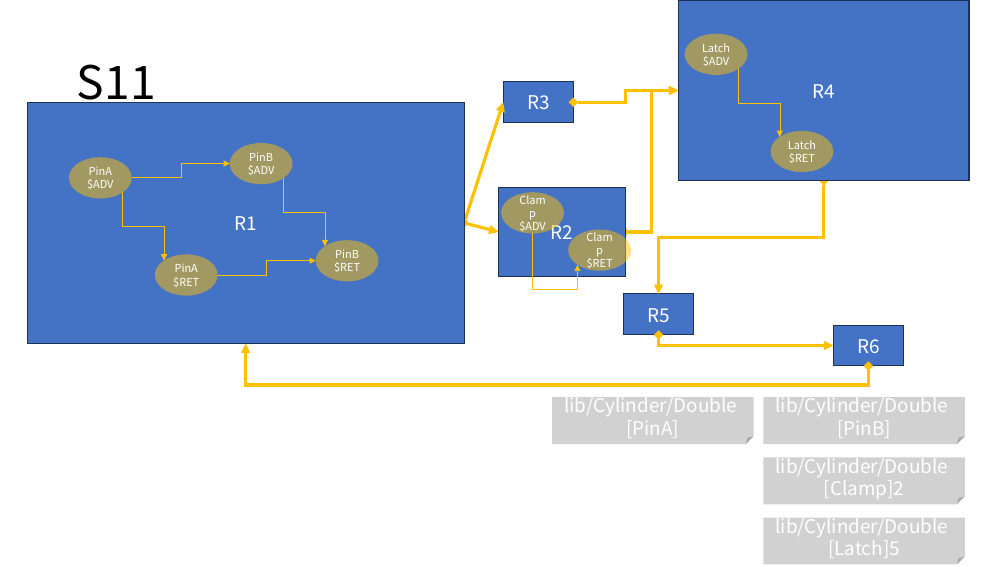
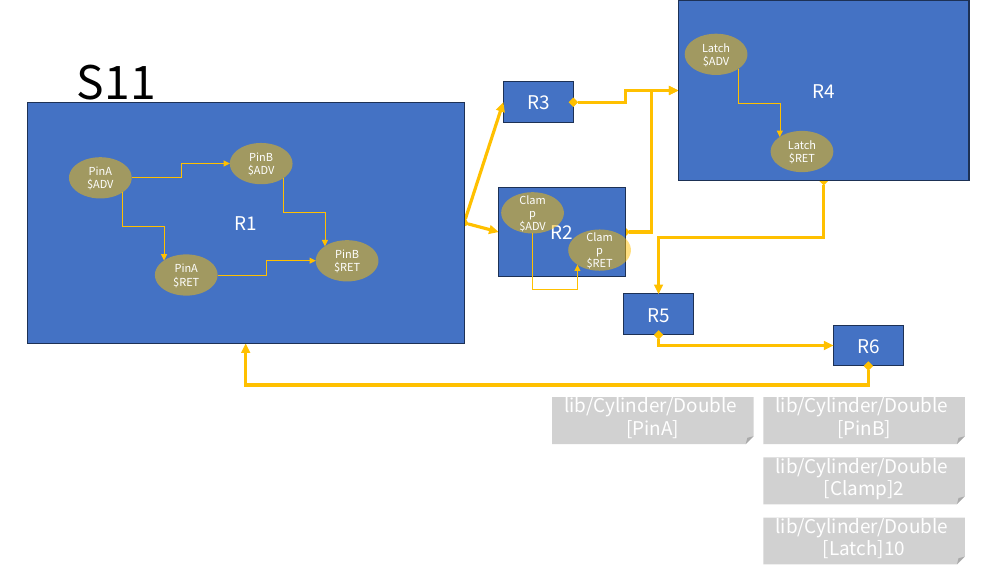
Before and after one commit to DualsoftDev/ds, a slide deck: slide 9 of DsDotNet/src/UnitTest/UnitTest.Model/ImportOfficeExample/Sample/s.pptx. Drawn at 1008x567 pixels with LibreOffice and Linux fonts; fonts in the diff are those of the drawing. Boxes give left, top, right and bottom in pixels: in the first picture for what was removed or moved away, otherwise in the second. Text is boxed around its words. In the diff, an @@ line names an element or a change of style, - is before the commit and + after.

```diff
--- a/DsDotNet/src/UnitTest/UnitTest.Model/ImportOfficeExample/Sample/s.pptx
+++ b/DsDotNet/src/UnitTest/UnitTest.Model/ImportOfficeExample/Sample/s.pptx
@@ text in folded corner at (823,540,905,558): text changed @@
-[Latch]5
+[Latch]10
```
Also in this commit, not shown: 9 other files.
